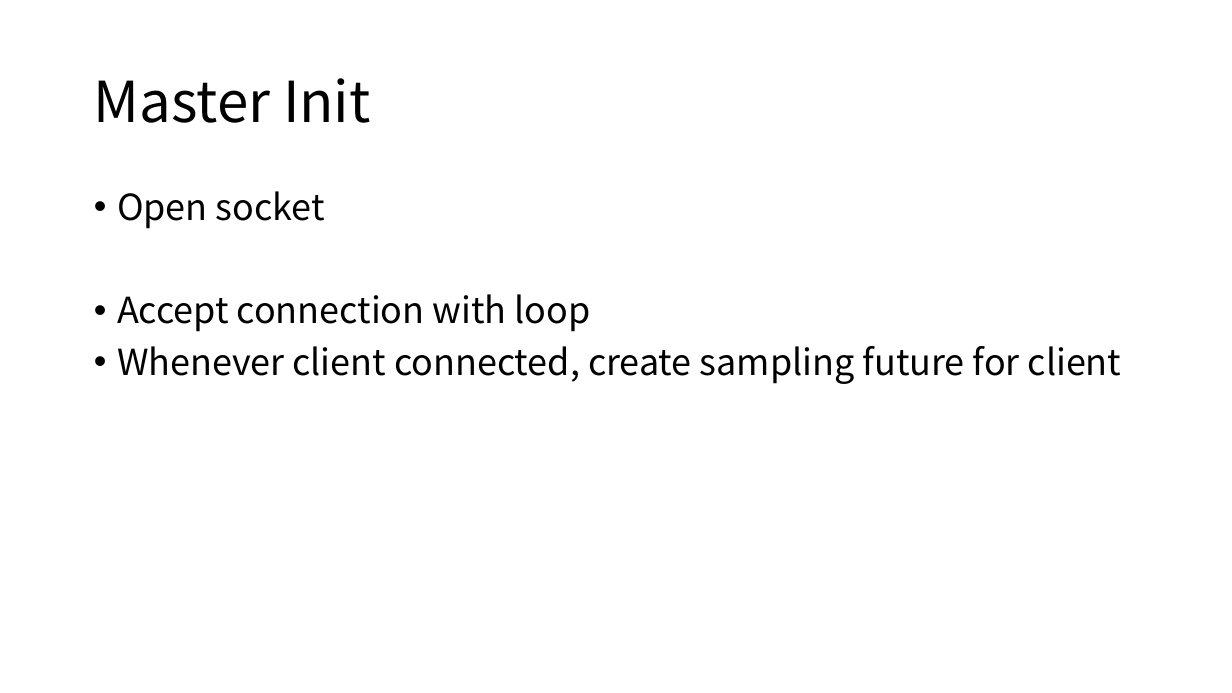
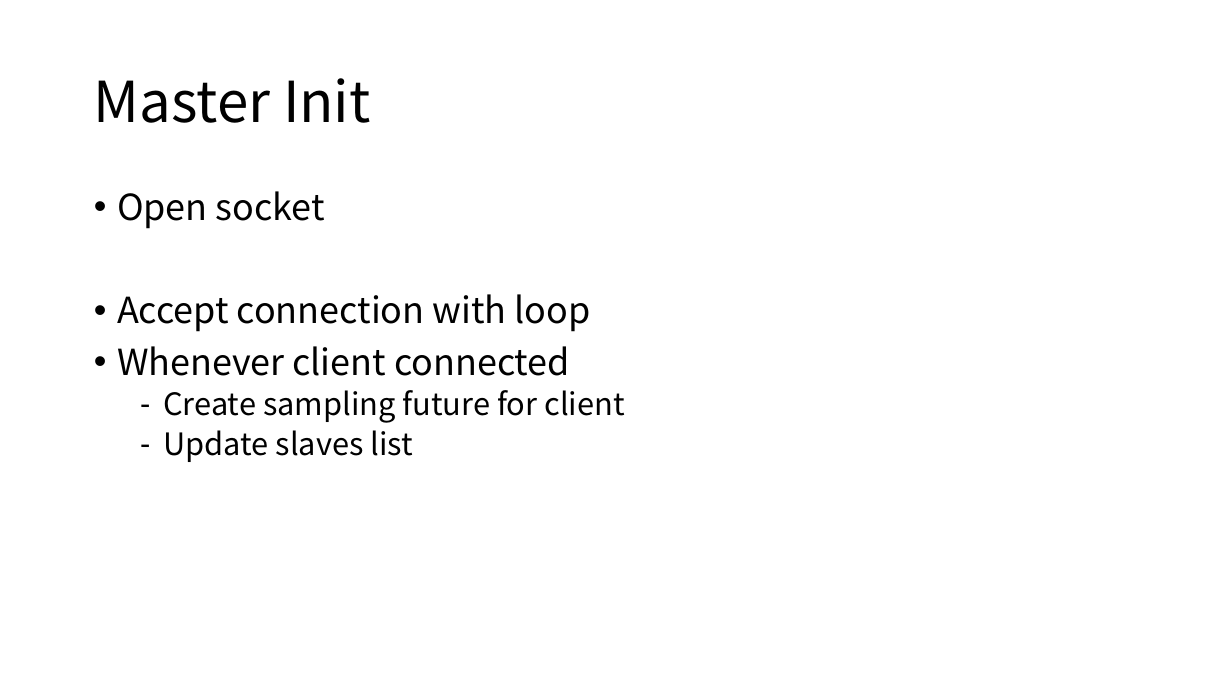
Before and after one commit to Eyebrowmoon/CS490, a slide deck: slide 12 of project.pptx. Drawn at 1232x693 pixels with LibreOffice and Linux fonts; fonts in the diff are those of the drawing. Boxes give left, top, right and bottom in pixels: in the first picture for what was removed or moved away, otherwise in the second. Text is boxed around its words. In the diff, an @@ line names an element or a change of style, - is before the commit and + after.

```diff
--- a/project.pptx
+++ b/project.pptx
@@ text at [117, 346, 624, 462]: text changed; size 28 to 24 pt @@
-• Whenever client connected, create sampling future for client
+• Whenever client connected
+  – Create sampling future for client
+  – Update slaves list
```
Also in this commit, not shown: 9 other slides changed, 5 slides added, 2 slides removed.
